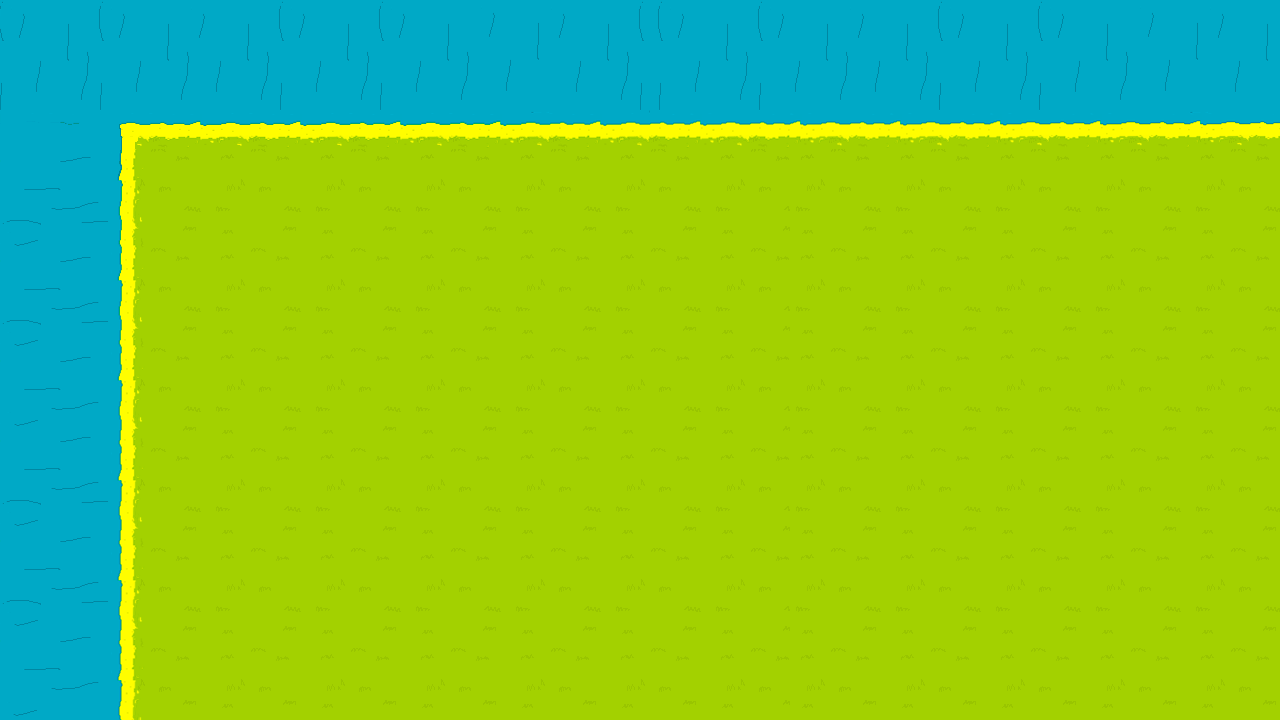
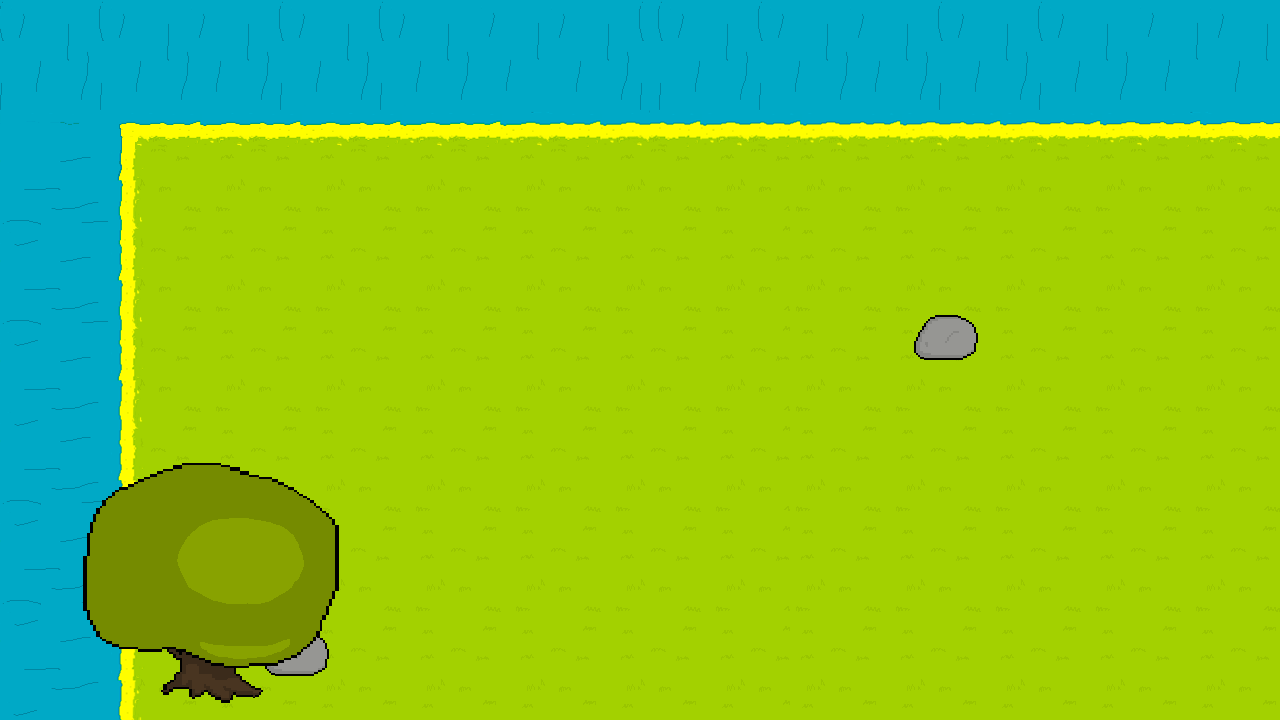
The second 1280 x 720 image is a revision of the first. Changes to its layers:
added layer "Camada 2" above "Camada 4" over [83, 463, 339, 703]
added layer "Camada 4" above "Camada 3" over [914, 315, 978, 360]
added layer "Camada 3" above "Tile-AX" over [265, 631, 329, 676]
